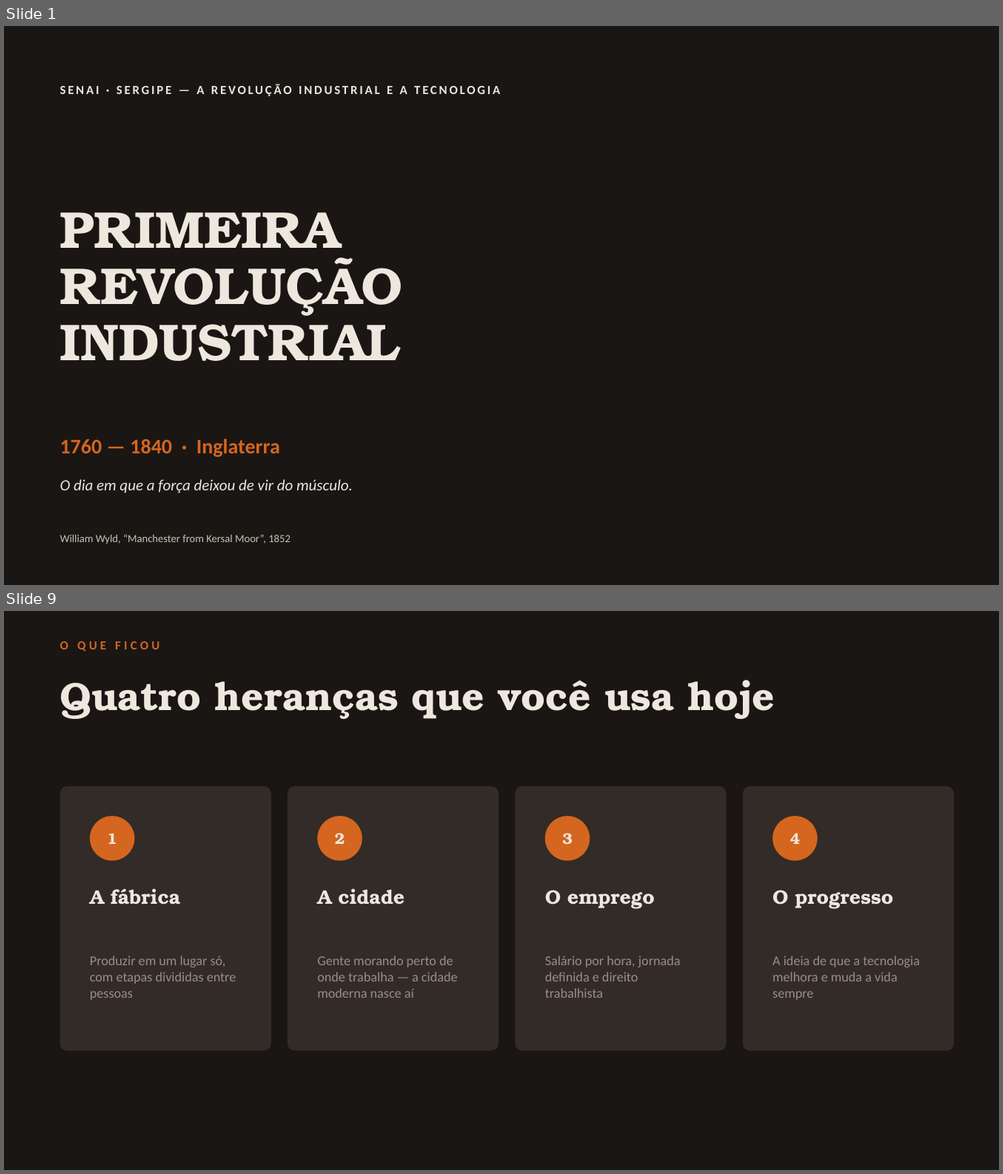
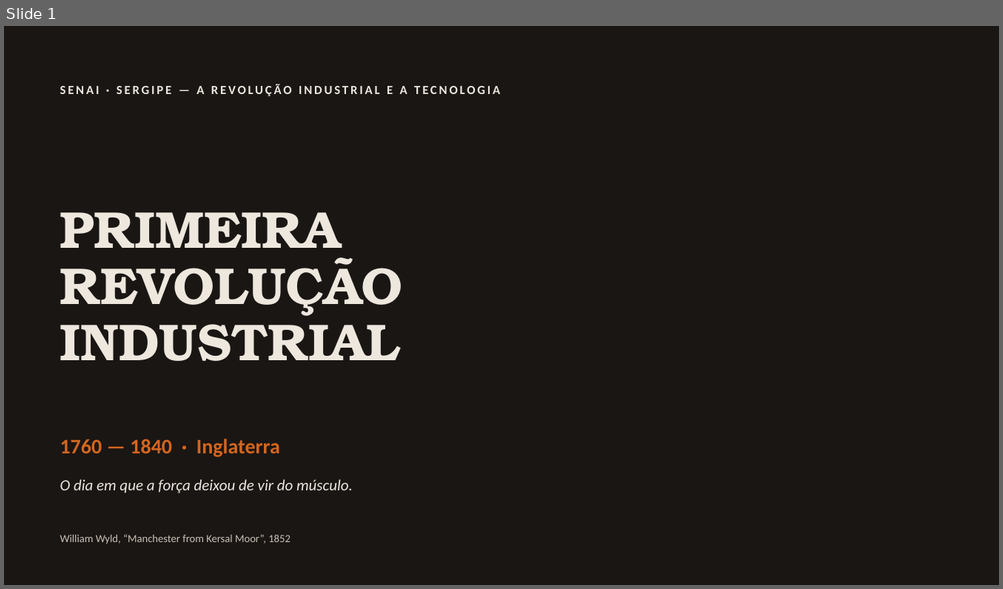
Before and after one commit to guirab734/industry, a slide deck: docs/primeira-revolucao-industrial.pptx. Shown one above the other, each under a label of ours: slides 1 and 9 before the commit, slide 1 after it; the slides between them are not shown. The pictures are 1003x1174 and 1003x589 pixels, drawn with LibreOffice and Linux fonts; fonts in the diff are those of the drawing; background and template pictures are left out. Boxes give left, top, right and bottom in pixels: in the first picture for what was removed or moved away, otherwise in the second. Text is boxed around its words. In the diff, an @@ line names an element or a change of style, - is before the commit and + after.

Commit message:
Slide enxugado para tópicos e com as perguntas do enunciado
Reduz de 12 para 10 slides e corta o texto corrido: cada slide passa a
ter entre 128 e 309 caracteres, contra 600+ antes. O que era parágrafo
virou tópico curto; o que era explicação foi para a nota de orador.

Principais mudanças:
- Capa mantida como estava
- Têxtil e ferrovia viram um slide só, com as duas gravuras lado a lado
- Linha do tempo fica só com ano e nome, sem descrição
- O custo social perde os cartões e vira quatro tópicos ao lado da gravura

As cinco perguntas de discussão que eu havia escrito saem, e entram as
cinco do enunciado, que cobrem as quatro revoluções. As respostas curtas
de cada uma estão na nota de orador desse slide.

```diff
--- a/docs/primeira-revolucao-industrial.pptx
+++ b/docs/primeira-revolucao-industrial.pptx
@@ slide 9 removed at box(4, 611, 999, 1170), background #1A1614 @@
@@ text removed at box(60, 641, 159, 651) @@
-O QUE FICOU
@@ text removed at box(60, 680, 774, 719) @@
-Quatro heranças que você usa hoje
@@ rounded rectangle removed at box(60, 786, 271, 1051) @@
@@ rounded rectangle removed at box(287, 786, 498, 1051) @@
@@ rounded rectangle removed at box(515, 786, 726, 1051) @@
@@ rounded rectangle removed at box(743, 786, 954, 1051) @@
@@ ellipse removed at box(90, 816, 134, 861) @@
@@ ellipse removed at box(317, 816, 362, 861) @@
@@ ellipse removed at box(545, 816, 589, 861) @@
@@ ellipse removed at box(772, 816, 817, 861) @@
@@ text removed at box(107, 833, 117, 844) @@
-1
@@ text removed at box(335, 833, 345, 844) @@
-2
@@ text removed at box(562, 833, 572, 845) @@
-3
@@ text removed at box(790, 833, 800, 844) @@
-4
@@ text removed at box(90, 889, 180, 905) @@
-A fábrica
@@ text removed at box(317, 889, 404, 905) @@
-A cidade
@@ text removed at box(545, 890, 654, 909) @@
-O emprego
@@ text removed at box(772, 890, 893, 909) @@
-O progresso
@@ text removed at box(90, 956, 236, 1000) @@
-Produzir em um lugar só, com etapas divididas entre pessoas
@@ text removed at box(317, 956, 458, 998) @@
-Gente morando perto de onde trabalha — a cidade moderna nasce aí
@@ text removed at box(545, 956, 680, 998) @@
-Salário por hora, jornada definida e direito trabalhista
@@ text removed at box(772, 956, 919, 1000) @@
-A ideia de que a tecnologia melhora e muda a vida sempre
```
Also in this commit, not shown: 6 slides changed, 3 slides added, 4 other slides removed.
